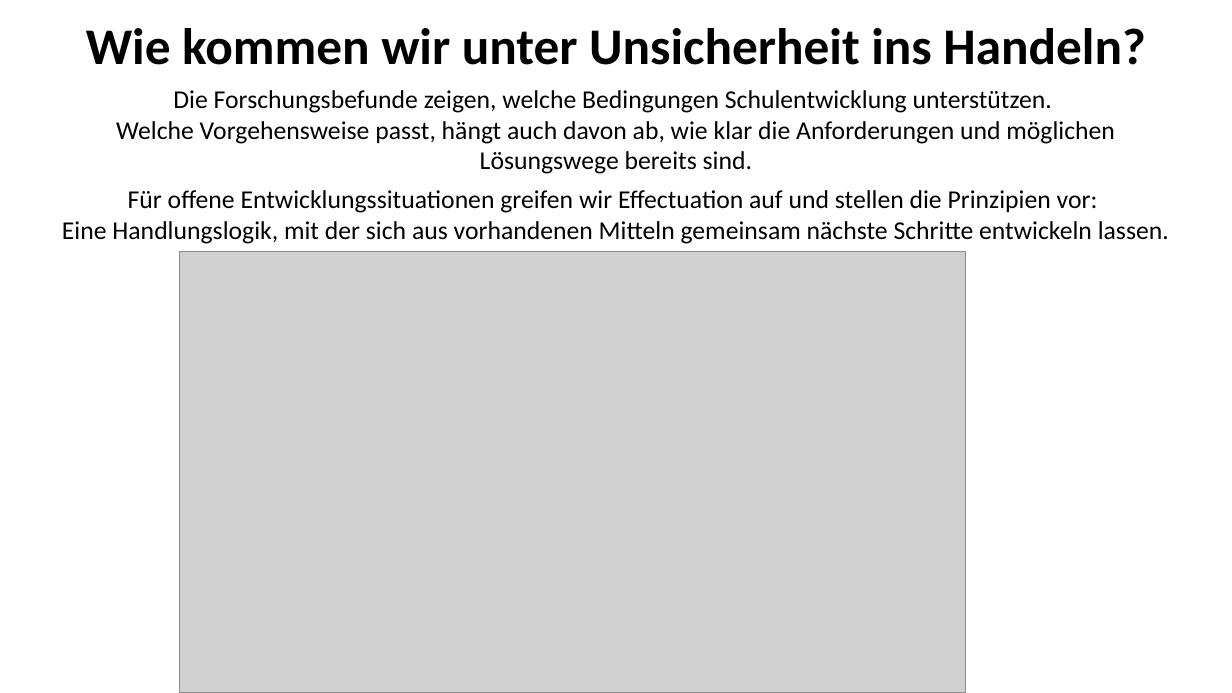
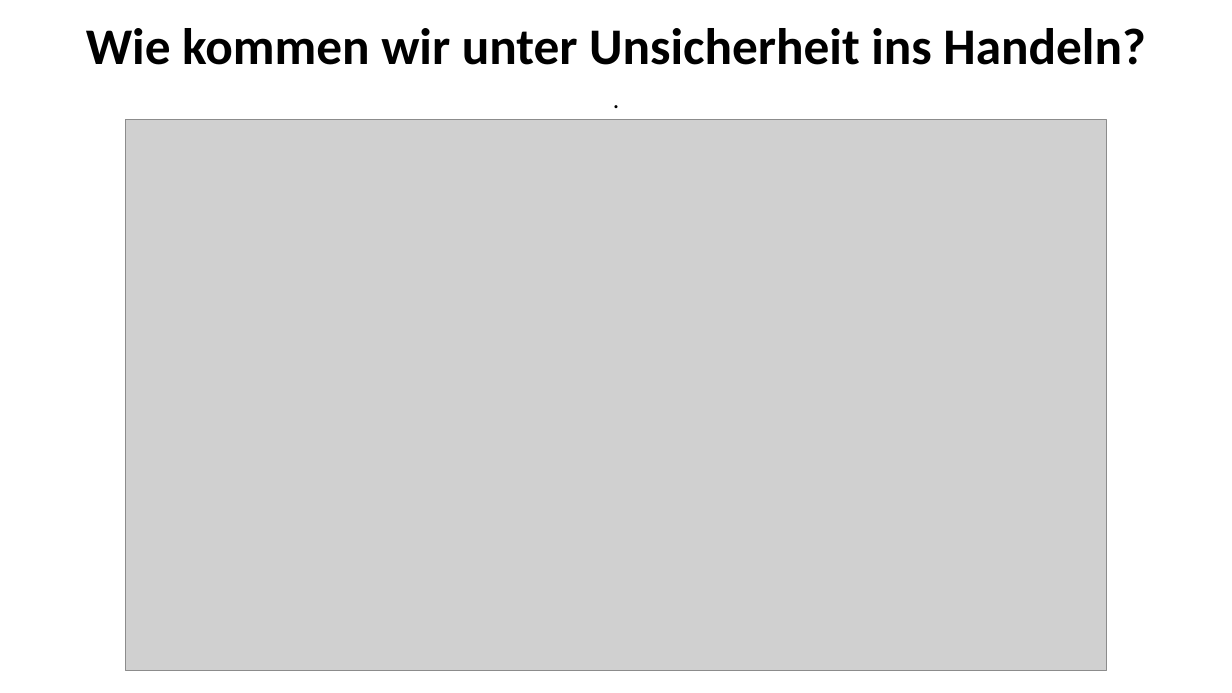
Before and after one commit to chrheckl-ai/orientierungsmodell-schulentwicklung, a slide deck: slide 9 of Orientierungsmodell_Praesentation.pptx. Drawn at 1232x693 pixels with LibreOffice and Linux fonts; fonts in the diff are those of the drawing; grey boxes stand for pictures. Boxes give left, top, right and bottom in pixels: in the first picture for what was removed or moved away, otherwise in the second. Text is boxed around its words. In the diff, an @@ line names an element or a change of style, - is before the commit and + after.

```diff
--- a/Orientierungsmodell_Praesentation.pptx
+++ b/Orientierungsmodell_Praesentation.pptx
@@ text at box(62, 90, 1169, 244): text changed @@
-Die Forschungsbefunde zeigen, welche Bedingungen Schulentwicklung unterstützen.
-Welche Vorgehensweise passt, hängt auch davon ab, wie klar die Anforderungen und möglichen Lösungswege bereits sind.
-Für offene Entwicklungssituationen greifen wir Effectuation auf und stellen die Prinzipien vor:
-Eine Handlungslogik, mit der sich aus vorhandenen Mitteln gemeinsam nächste Schritte entwickeln lassen.
+.
@@ picture: place and size @@
-picture at box(180, 251, 966, 693)
+picture at box(126, 119, 1107, 671)
```
Also in this commit, not shown: 5 other slides changed, 8 slides added, 9 slides removed, 1 other file.
